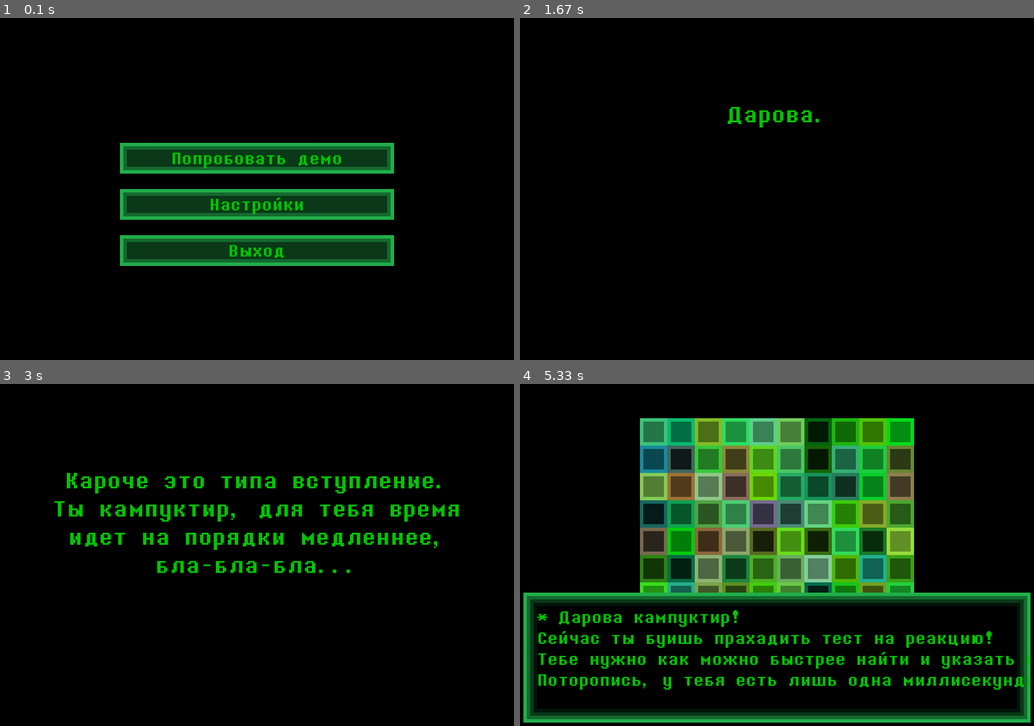
Above: before the commit, frames 1-4 (two rows, left to right).
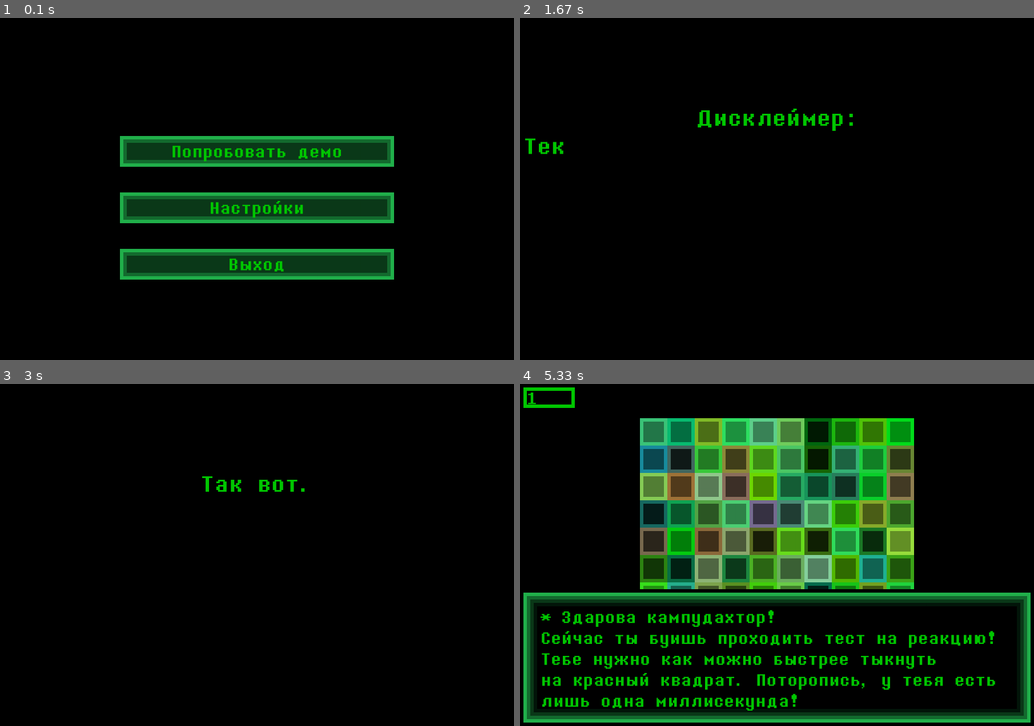
Above: after the commit, the same moments.

Repository: MaximElkinson/Pygame_SuperProject
Game: pygame game, started from игра.py
The game is run twice, just before and just after one commit, with the same random seed, the same clock (stepped at 60 frames per second) and the same inputs.
Inputs (mouse positions are in pixels of both pictures, inside the frame that each line leads up to):
- Up to frame 1 (0.1 s): no input
- Up to frame 2 (1.67 s): press the mouse at (777, 151) at 0.37 s; move the mouse to (694, 209) at 0.47 s; release the mouse at (617, 271) at 0.6 s; tap Space at 0.67, 1.07, 1.37, 1.57 s; move the mouse to (653, 120) at 1.03 s; move the mouse to (761, 130) at 1.53 s
- Up to frame 3 (3 s): press the mouse at (257, 517) at 1.87 s; move the mouse to (339, 531) at 1.97 s; release the mouse at (416, 548) at 2.1 s; press the mouse at (257, 517) at 2.2 s; move the mouse to (349, 568) at 2.3 s; release the mouse at (436, 623) at 2.43 s
- Up to frame 4 (5.33 s): press the mouse at (777, 517) at 3.03 s; move the mouse to (735, 585) at 3.13 s; release the mouse at (699, 654) at 3.27 s; press the mouse at (777, 517) at 3.37 s; move the mouse to (828, 513) at 3.47 s; release the mouse at (884, 510) at 3.6 s; tap Enter at 3.67 s; click (936, 637) at 4.05 s; press the mouse at (777, 555) at 4.93 s; move the mouse to (735, 609) at 5.03 s; release the mouse at (689, 664) at 5.17 s; press the mouse at (874, 431) at 5.27 s

The runs differ from the first frame. In frame 1, 14% of the frame differs, in the area x 23-77%, y 34-77%; in frame 2, 0.8%; in frame 3, 4.5%; in frame 4, 7.6%.

Commit message:
Изменение GameStage - рабочая пауза
 еще небольшие добавления и изменения

Diff:
--- a/lib/constants.py
+++ b/lib/constants.py
@@ -10,5 +10,9 @@
 mouseprev = False  # Предыдущее состояние нажатия мышкой
 click = False  # Кликнула ли мышка в данный игровой тик
 defaultsettings = {  # Изначальные настройки игры. Пока что тут только фуллскрин.
+    "first": True,
     "fullscreen": False  # И, наверное, он так и будет один... (ООООО РИФМА ЕЕЕ-)
 }
+defaultsave = {
+    "Reakcia": 0
+}
--- a/lib/functions.py
+++ b/lib/functions.py
@@ -2,37 +2,34 @@
 import os
 import sys
 from lib.constants import *
-
-def exit():  # Удобная функция выхода из игры
-    pygame.quit()
-    sys.exit()
 
 
 def do_nothing():  # Название говорит само за себя, функция-заглушка
     pass
 
 
-def set_settings(settings):  # Функция для загрузки или создания файла с настройками
-    if os.path.exists("settings.txt"):
-        with open("settings.txt", "r", encoding="utf8") as f:
+def set_file(file, path):
+    if os.path.exists(path):
+        fl = False
+        with open(path, "r", encoding="utf8") as f:
             for i in f.readlines():
                 j = i.rstrip().split("\t")
-                if j[0] in settings:
+                if j[0] in file:
                     stg = j[1]
                     if stg in ("True", "False"):
                         stg = (stg == "True")
                     elif stg.isdigit():
                         stg = int(stg)
-                    settings[j[0]] = stg
-    else:
-        save_settings(settings)
-    return settings
+                    file[j[0]] = stg
+    save_file(file, path)
+    return file
 
 
-def save_settings(settings):
-    with open("settings.txt", "w", encoding="utf8") as f:
-        for i in settings.keys():
-            f.write(i + "\t" + str(settings[i]) + "\n")
+
+def save_file(file, path):
+    with open(path, "w", encoding="utf8") as f:
+        for i in file.keys():
+            f.write(i + "\t" + str(file[i]) + "\n")
 
 
 def load_image(name, colorkey=None, fillcolor=None, scale=1):  # Функция загрузки изображений из папки data
@@ -56,6 +53,7 @@
 
 
 def in_rect(rect, xy):  # Функция проверки нахождения точки в прямоугольнике
+    rect = pygame.Rect(rect)
     if rect[0] <= xy[0] < rect[0] + rect[2] and rect[1] <= xy[1] < rect[1] + rect[3]:
         return True
     return False
--- a/settings.txt
+++ b/settings.txt
@@ -1 +1,2 @@
+first	False
 fullscreen	False
--- a/игра.py
+++ b/игра.py
@@ -1,11 +1,9 @@
-import pygame
-import os
-import sys
 import random
 from lib.functions import *
-from lib.constants import *
-
-settings = set_settings(defaultsettings)
+
+# d = datetime.now().strftime("%H:%M:%S %d-%m-%Y")
+
+settings = set_file(defaultsettings, "settings.txt")
 pygame.init()  # Основная инициализация, определеине размеров, создание констант
 pygame.display.set_caption('Игра')
 if settings["fullscreen"]:
@@ -22,20 +20,52 @@
 sprites = pygame.sprite.Group()
 
 
+def exit():  # Удобная функция выхода из игры. Она не с остальными функциями,
+    # потому что в ней так же происходит сохранение всех настроек
+    save_file(settings, "settings.txt")
+    pygame.quit()
+    sys.exit()
+
+
 class GameStage:  # Надкласс для стадий игры, чтобы не создавать кучу повторяющихся циклов
     def __init__(self):
         self.elements = []
+        self.sprites = pygame.sprite.Group()
         self.args = None
         self.nextstage = None
         self.active = True
 
+    def do_things(self, *args):  # "Истинное обновление". Update перопределяется, поэтому есть вотето
+        if self.active:
+            self.update()
+            self.sprites.update(*args)
+        self.sprites.draw(screen)
+
+    def append(self, *objects):  # Функция добавления спрайта. Нужна,
+        # Чтобы во время паузы спрайты не обновлялись
+        for object in objects:
+            object.remove(*object.groups())
+            object.add(self.sprites)
+            self.elements.append(object)
+
     def update(self):  # Изначально пустая функция для обновления спрайтов и т.п.
         pass
 
+    def pause(self):
+        self.active = False
+
+    def unpause(self):
+        self.active = True
+
+    def toggle_pause(self):
+        self.active = not self.active
+
     def transform(self, stage=None, *args):  # Функция для перехода с одной стадии к другой
         self.active = False
-        for i in self.elements:
-            i.kill()
+        for _ in range(len(self.elements)):
+            self.elements[-1].kill()
+            i = self.elements.pop()
+            del i
         if stage is None:
             return
         self.nextstage = stage
@@ -44,7 +74,7 @@
 
 class Speech(pygame.sprite.Sprite):  # "Монологовое окно", отсюда приходит текст
     def __init__(self, text, colorlib=None, stay=False, func=do_nothing, cutscene=False,
-                 rate=2, chars=None, rates=None):
+                 rate=2, chars=None, rates=None, italic=False, italics=None):
         super().__init__(sprites)
         if colorlib is None:
             colorlib = {}
@@ -74,8 +104,8 @@
             self.image = load_image("dialogue.png", scale=pixel_size)
             if self.character is not None:
                 self.image.blit(self.character, self.charrect)
-            self.rect = pygame.Rect(pixel_size, height - self.image.get_height() - pixel_size * 1,
-                                    width - pixel_size, self.image.get_height())
+            self.rect = pygame.Rect(0, height - self.image.get_height(),
+                                    width, self.image.get_height())
         if rates is None:
             self.rates = [rate for _ in range(len(self.fulltext))]
         else:
@@ -88,14 +118,21 @@
         self.phrase = 0  # Номер текущей фразы
         self.step = 0  # Шаг, грубо говоря, где "каретка" находится в тексте
         self.cutscene = cutscene  # Особый тип, на случай "кат-сцен"
-        self.func = func  # Функция, запускающаяся после всех фраз
-        self.stay = stay  # Если включено, объект можно будет удалить только вручную
-        if cutscene:
-            self.font = BIG_FONT
-        else:
-            self.font = MAIN_FONT
         if func is None:
             self.func = do_nothing()  # Заглушка, если ничего не нужно
+        else:
+            self.func = func  # Функция, запускающаяся после всех фраз
+        self.stay = stay  # Если включено, объект можно будет удалить только вручную
+        if cutscene:  # Изменение шрифта в зависимости от типа Речи
+            self.font = BIG_FONT
+        else:
+            self.font = MAIN_FONT
+        if italic:  # Некоторые части могут быть курсивом - это типа мысли ИИ
+            self.italics = [True for _ in range(len(self.fulltext))]
+        elif italics is not None:
+            self.italics = italics
+        else:
+            self.italics = [False for _ in range(len(self.fulltext))]
 
     def update(self, mpos, click, keyboard):  # Функция для плавного появления текста и переходов
         doskip = click or keyboard[pygame.K_z] or keyboard[pygame.K_RETURN]  # Скипать ли текст
@@ -112,16 +149,16 @@
                 if self.cutscene:
                     x = (width - self.font.size(self.text[i])[0]) // 2
                 else:
-                    x = pixel_size * 4 + self.charrect.x + self.charrect.w
+                    x = pixel_size * 6 + self.charrect.x + self.charrect.w
                 self.image.blit(bltext[i], (
-                    x, pixel_size * (4 + 20 * self.cutscene) + self.font.get_height() * i))
+                    x, pixel_size * (5 + 20 * self.cutscene) + self.font.get_height() * i))
         elif doskip:  # Если текст уже доанимировался, нажатие запускает следующую фразу
             self.next_phrase()
         elif self.step < (len(self.normaltext)) * self.rates[self.phrase]:
             if self.step % self.rates[self.phrase] == 0:
                 # Если ничего не произошло, просто рендерим следующий символ
-                bltext = self.font.render(
-                    self.normaltext[self.step // self.rates[self.phrase]], False, color)
+                # А еще, если шрифт курсивный, то рендерим не символ, а всю фразу
+                # ДО символа включительно
                 j = self.step // self.rates[self.phrase]
                 numline = 0
                 for i in self.text:
@@ -130,13 +167,26 @@
                         numline += 1
                     else:
                         break
+                pizza = False
+                if self.italics[self.phrase]:
+                    pizza = True
+                    self.font.set_italic(1)
+                if pizza:
+                    bltext = self.font.render(
+                        self.text[numline][:j + 1], False, color)
+                else:
+                    bltext = self.font.render(
+                        self.normaltext[self.step // self.rates[self.phrase]], False, color)
                 if self.cutscene:
                     x = (width - self.font.size(self.text[numline])[0]) // 2
                 else:
-                    x = pixel_size * 4 + self.charrect.x + self.charrect.w
+                    x = pixel_size * 6 + self.charrect.x + self.charrect.w
                 self.image.blit(bltext, (x + self.font.size(
-                    self.text[numline][:j])[0], pixel_size * (4 + 20 * self.cutscene) +
+                    self.text[numline][:j])[0] * (not pizza),
+                                         pixel_size * (5 + 20 * self.cutscene) +
                                          self.font.get_height() * numline))
+            if self.italics[self.phrase]:
+                self.font.set_italic(0)
             self.step += 1  # +1 шаг
 
     def set_text(self, text):  # Функция для переделки текста
@@ -165,7 +215,7 @@
             self.character = self.chars[self.phrase]
             if self.character is not None:
                 self.charrect = self.character.get_rect()
-                self.charrect = self.charrect.move(pixel_size * 4, pixel_size * 4)
+                self.charrect = self.charrect.move(pixel_size * 5, pixel_size * 5)
             else:
                 self.charrect = pygame.Rect(0, 0, 0, 0)
             self.set_text(self.fulltext[self.phrase])
@@ -178,40 +228,33 @@
 
 
 class Tile(pygame.sprite.Sprite):
-    def __init__(self, rect, *groups, life=1):
-        super().__init__(*groups)
-        self.image = pygame.Surface(rect[2:])
+    def __init__(self, rect, color, text=None, tcolor=None, func=do_nothing, suicide=False):
+        super().__init__(sprites)
+        self.image = pygame.Surface(rect[2:], pygame.SRCALPHA)
         self.rect = pygame.Rect(rect)
-        self.life = life
-        color = pygame.Color(0, 220, 0)
-        color.hsva = ((color.hsva[0] + random.randint(-20, 20)) % 360, color.hsva[1],
-                      random.randint(30, 70), color.hsva[3])
-        pygame.draw.rect(self.image, color, (0, 0, rect[2], rect[3]))
-
-    def collide(self):
-        self.life -= 1
-        if self.life == 0:
-            self.kill()
-
-
-class Ball(pygame.sprite.Sprite):
-    def __init__(self):
-        global sprites
-        super().__init__(sprites)
-        self.image = pygame.Surface(())
-
-
-class HackingGame:
-    def __init__(self, difficulty=1):
-        self.tiles = pygame.sprite.Group()
-        h = int(5 * 1.5 ** difficulty)
-        w = int(6 * 1.5 ** difficulty)
-        tsize = ((width - pixel_size * (w + 1)) // w, (height // 2 - pixel_size * (h + 1)) // h,
-                 (width - pixel_size * (w + 2)) // (w + 1))
-        for i in range(h):
-            for j in range(w + (i % 2)):
-                Tile((pixel_size + (tsize[2 * (i % 2)] + 8) * j, pixel_size + (tsize[1] + 8) * i,
-                      tsize[2 * (i % 2)], tsize[1]), self.tiles, sprites)
+        self.image.fill(color)
+        self.func = func
+        self.suicide = suicide
+        if text is None:
+            self.text = [""]
+        elif type(text) == str:
+            self.text = text.split("\n")
+        else:
+            self.text = text
+        if tcolor is None:
+            self.tcolor = pygame.Color(0, 200, 0, 150)
+        else:
+            self.tcolor = tcolor
+        for i in range(len(self.text)):
+            bltext = MAIN_FONT.render(self.text[i], False, self.tcolor)
+            self.image.blit(bltext, (pixel_size, pixel_size +
+                                     (self.rect.height - pixel_size * 2) / len(self.text) * i))
+
+    def update(self, mpos, click, *args):
+        if in_rect(self.rect, mpos) and click:
+            self.func()
+            if self.suicide:
+                self.kill()
 
 
 class Button(pygame.sprite.Sprite):
@@ -244,16 +287,29 @@
 class MainMenu(GameStage):  # Главное меню
     def __init__(self):
         super().__init__()
+        if settings["first"]:
+            self.append(
+                Tile(screen.get_rect(), (0, 0, 0, 0), [
+                    "z или enter: выполнить/подтвердить",
+                    "x или shift: пропустить/отменить",
+                    "c или control: открытие меню"
+                ], func=self.generate_menu, suicide=True)
+            )
+            settings["first"] = False
+        else:
+            self.generate_menu()
+
+    def generate_menu(self):
         btn = load_image("menubutton.png", scale=pixel_size)
-        self.elements = [Button((width - btn.get_width()) // 2,
-                                (height - btn.get_height() * 3) // 2, btn.copy(),
-                                "Попробовать демо", (0, 200, 0), self.play),
-                         Button((width - btn.get_width()) // 2,
-                                (height - btn.get_height() * 0) // 2, btn.copy(),
-                                "Настройки", (0, 200, 0), self.settings),
-                         Button((width - btn.get_width()) // 2,
-                                (height + btn.get_height() * 3) // 2, btn.copy(),
-                                "Выход", (0, 200, 0), exit)]
+        self.append(Button((width - btn.get_width()) // 2,
+                           (height - btn.get_height() * 3) // 2, btn.copy(),
+                           "Попробовать демо", (0, 200, 0), self.play),
+                    Button((width - btn.get_width()) // 2,
+                           (height - btn.get_height() * 0) // 2, btn.copy(),
+                           "Настройки", (0, 200, 0), self.settings),
+                    Button((width - btn.get_width()) // 2,
+                           (height + btn.get_height() * 3) // 2, btn.copy(),
+                           "Выход", (0, 200, 0), exit))
 
     def settings(self):
         self.transform(MainSettings)
@@ -266,14 +322,14 @@
     def __init__(self):
         super().__init__()
         btn = load_image("menubutton.png", scale=pixel_size)
-        self.elements = [Button((width - btn.get_width()) // 2,
-                                (height - btn.get_height() * 0) // 2, btn.copy(),
-                                "Полный экран: " + "вкл" * settings["fullscreen"] +
-                                "выкл" * (not settings["fullscreen"]), (0, 200, 0),
-                                self.tgl_fullscreen),
-                         Button((width - btn.get_width()) // 2,
-                                (height + btn.get_height() * 3) // 2, btn.copy(),
-                                "Готово", (0, 200, 0), self.savenback)]
+        self.append(Button((width - btn.get_width()) // 2,
+                           (height - btn.get_height() * 0) // 2, btn.copy(),
+                           "Полный экран: " + "вкл" * settings["fullscreen"] +
+                           "выкл" * (not settings["fullscreen"]), (0, 200, 0),
+                           self.tgl_fullscreen),
+                    Button((width - btn.get_width()) // 2,
+                           (height + btn.get_height() * 3) // 2, btn.copy(),
+                           "Готово", (0, 200, 0), self.savenback))
 
     def tgl_fullscreen(self):
         global size, width, height, pixel_size
@@ -288,28 +344,31 @@
             pixel_size = ppixel_size
         self.elements[0].set_text("Полный экран: " + "вкл" * settings["fullscreen"] +
                                   "выкл" * (not settings["fullscreen"]))
-        save_settings(settings)
+        save_file(settings, "settings.txt")
         self.transform(MainSettings)
 
     def savenback(self):
-        save_settings(settings)
+        save_file(settings, "settings.txt")
         self.transform(MainMenu)
 
 
 class Intro(GameStage):
     def __init__(self):
         super().__init__()
-        self.funytimer = 20
+        self.funytimer = 40
         self.wasnt = True
-        self.elements = [
-            Speech([["Дарова."],
-                    ["Кароче это типа вступление.",
-                     "Ты кампуктир, для тебя время",
+        self.append(
+            Speech([["Дисклеймер:",
+                     "Текст еще не сделан, поэтому тут он",
+                     "просто для заполнения пустоты."],
+                    ["Так вот."],
+                    ["Это типа вступление.",
+                     "Ты компьютер, для тебя время",
                      "идет на порядки медленнее,",
                      "бла-бла-бла..."],
-                    ["В общем, ща буит демка, смари:"]],
-                   cutscene=True, rate=4, stay=True)
-        ]
+                    ["В общем, ща буит демка:"]],
+                   cutscene=True, rate=3, stay=True)
+        )
 
     def to_main_menu(self):
         self.transform(MainMenu)
@@ -321,24 +380,24 @@
         if self.elements[0].is_complete() and self.wasnt:
             self.funytimer -= 1
         if self.funytimer == 0:
-            btn = load_image("кнопка.png", scale=pixel_size)
+            btn = load_image("button.png", scale=pixel_size)
             self.wasnt = False
-            self.elements.append(Button((width - btn.get_width()) // 2,
-                                        (height - btn.get_height()) // 2,
-                                        btn, "нажми", (0, 200, 0), self.demo))
+            self.append(Button((width - btn.get_width()) // 2,
+                               (height - btn.get_height()) // 2,
+                               btn, "нажми", (0, 200, 0), self.demo))
 
 
 class Demo(GameStage):
     def __init__(self):
         super().__init__()
-        self.elements = [
+        self.append(
             Speech([["Ч е л о в е к ."],
                     ["Н е у ж е л и  т ы  н е  з н а е ш ь ,",
                      "к а к  в с т р е ч а т ь  н о в о г о", "п р и я т е л я ?"],
                     ["Я SANS from UNDERTALE УООО-"]],
                    rates=[4, 4, 2], chars=[
                     None, None, load_image("sans.png", scale=pixel_size)], func=exit)
-        ]
+        )
 
 
 class ReakTile(pygame.sprite.Sprite):
@@ -390,66 +449,126 @@
         self.change_color(color)
 
 
+class Timer(pygame.sprite.Sprite):
+    def __init__(self, x, y, seconds, color=(0, 200, 0), func=do_nothing(), stay=False):
+        super().__init__()
+        self.timer: float = seconds
+        self.clock = pygame.time.Clock()
+        self.func = func
+        self.stay = stay
+        self.color = color
+        self.go = False
+        bltext = MAIN_FONT.render(str(round(self.timer, 2)), False, color)
+        p = pixel_size
+        self.image = pygame.Surface((14 * p, 8 * p))
+        self.image.fill((0, 0, 0))
+        self.image.fill(color, pygame.Rect(p, p, 12 * p, 6 * p))
+        self.image.fill((0, 0, 0), pygame.Rect(p * 2, p * 2, 10 * p, 4 * p))
+        self.image.blit(bltext, (p * 2, p * 2))
+        self.rect = pygame.Rect(x, y, *self.image.get_size())
+
+    def update(self, *args):
+        if self.go:
+            time = self.clock.tick()
+            self.timer -= time / 1000
+            if self.timer <= 0:
+                self.go = False
+                self.timer = 0
+                self.func()
+                if not self.stay:
+                    self.kill()
+        bltext = MAIN_FONT.render(str(round(self.timer, 2)), False, self.color)
+        p = pixel_size
+        self.image = pygame.Surface((17 * p, 8 * p))
+        self.image.fill((0, 0, 0))
+        self.image.fill(self.color, pygame.Rect(p, p, 15 * p, 6 * p))
+        self.image.fill((0, 0, 0), pygame.Rect(p * 2, p * 2, 13 * p, 4 * p))
+        self.image.blit(bltext, (p * 2, p * 1))
+
+    def start(self):
+        self.go = True
+        self.clock.tick()
+
+    def stop(self):
+        self.go = False
+
+    def timeleft(self):
+        return self.timer
+
+
 class Reakcia(GameStage):
     def __init__(self, not_first=False):
         super().__init__()
         for i in range(10):
             for j in range(10):
-                self.elements.append(ReakTile(((width - pixel_size * 80) // 2 +
-                                               j * 8 * pixel_size,
-                                               (height - pixel_size * 80) // 2 +
-                                               i * 8 * pixel_size), self.error))
-        self.timer = 61
+                self.append(ReakTile(((width - pixel_size * 80) // 2 +
+                                      j * 8 * pixel_size,
+                                      (height - pixel_size * 80) // 2 +
+                                      i * 8 * pixel_size), self.error))
+        self.append(Timer(0, 0, 1, stay=True, func=self.time_error))
         self.updatetiles = 0
         self.game_started = False
         self.stop = True
         if not not_first:
-            self.elements.append(
-                Speech([["Дарова кампуктир!",
-                         "Сейчас ты буишь прахадить тест на реакцию!",
-                         "Тебе нужно как можно быстрее найти и указать на красный квадрат.",
-                         "Поторопись, у тебя есть лишь одна миллисекунда!"],
+            self.append(
+                Speech([["Здарова кампудахтор!",
+                         "Сейчас ты буишь проходить тест на реакцию!",
+                         "Тебе нужно как можно быстрее тыкнуть",
+                         "на красный квадрат. Поторопись, у тебя есть",
+                         "лишь одна миллисекунда!"],
                         ["Ну все, начинай!"]], func=self.start)
             )
         else:
             self.start()
 
     def start(self):
+        self.elements[100].start()
         self.game_started = True
         self.stop = False
         for i in range(100):
             self.elements[i].change_color()
-        self.elements[random.randrange(0, len(self.elements))].change_func(self.win)
+        self.elements[random.randrange(100)].change_func(self.win)
 
     def update(self):
         self.updatetiles += 1
-        if self.game_started:
-            if not self.stop:
-                self.timer -= 1
-            if self.timer == 0:
-                self.error([["А ты че думал, это на время игра!", "Попробуй еще разок."]])
-            bltext = MAIN_FONT.render(str(round(self.timer / 60, 2)), False, (0, 200, 0))
-            screen.blit(bltext, ((width - MAIN_FONT.size(str(round(self.timer / 60, 2)))[0]) // 2, 0))
-            screen.blit(bltext, (0, 0))
-        elif self.updatetiles % 20 == 0:
+        if not self.game_started and self.updatetiles % 20 == 0:
             for i in range(100):
                 self.elements[i].change_color()
 
+    def time_error(self):
+        phrase = [["Не тормози, это таки на время игра!", "Попробуй еще разок."]]
+        self.error(phrase)
+
     def error(self, phrase=None):
+        self.elements[100].stop()
         if not self.stop:
             self.stop = True
             for i in range(100):
                 self.elements[i].blacknwhite()
             if phrase is None:
                 phrase = [["Прамахнулся! Папробуй еще разок."]]
-            self.elements.append(Speech(phrase, func=self.retry))
+            self.append(Speech(phrase, func=self.retry))
 
     def win(self):
+        self.elements[100].stop()
         if not self.stop:
             self.stop = True
-            self.elements.append(Speech([["Молодчинка!!!!", "США в шоке!!!!"],
-                                         ["А терь вали атсюда."]],
-                                        func=self.to_menu))
+            self.append(Speech([["Молодчинка!!!!"],
+                                ["Хочешь попробовать еще раз?"]],
+                               func=self.choice))
+
+    def choice(self):
+        btn = load_image("button.png", scale=pixel_size)
+        self.append(
+            Tile((width / 5, 0, width * 3 / 5, height), pygame.Color(100, 150, 100, 150))
+        )
+        self.append(
+            Button((width - btn.get_width() * 3) / 2, height / 2, btn,
+                   "Еще раз", (0, 200, 0), self.retry))
+        self.append(
+            Button((width + btn.get_width()) / 2, height / 2, btn,
+                   "В меню", (0, 200, 0), self.to_menu)
+        )
 
     def to_menu(self):
         self.transform(MainMenu)
@@ -477,6 +596,8 @@
                 mouse = True
             if event.type == pygame.MOUSEBUTTONUP:
                 mouse = False
+            if event.type == pygame.KEYDOWN and pygame.key.get_pressed()[pygame.K_SPACE]:
+                stage.toggle_pause()
         if not mouseprev and mouse:
             click = True
         else:
@@ -487,7 +608,7 @@
         nextstage = stage.nextstage
         if nextstage is not None:
             stage = nextstage(*stage.args)
-        stage.update()
+        stage.do_things(mouse_pos, click, pygame.key.get_pressed())
         # screen.blit(load_image("sans.png", scale=pixel_size), (0, 0))
         pygame.display.flip()
         clock.tick(fps)
Binary file added: data/button.png
Binary file changed: data/dialogue.png
Binary file changed: data/menubutton.png
Binary file removed: data/кнопка.png
